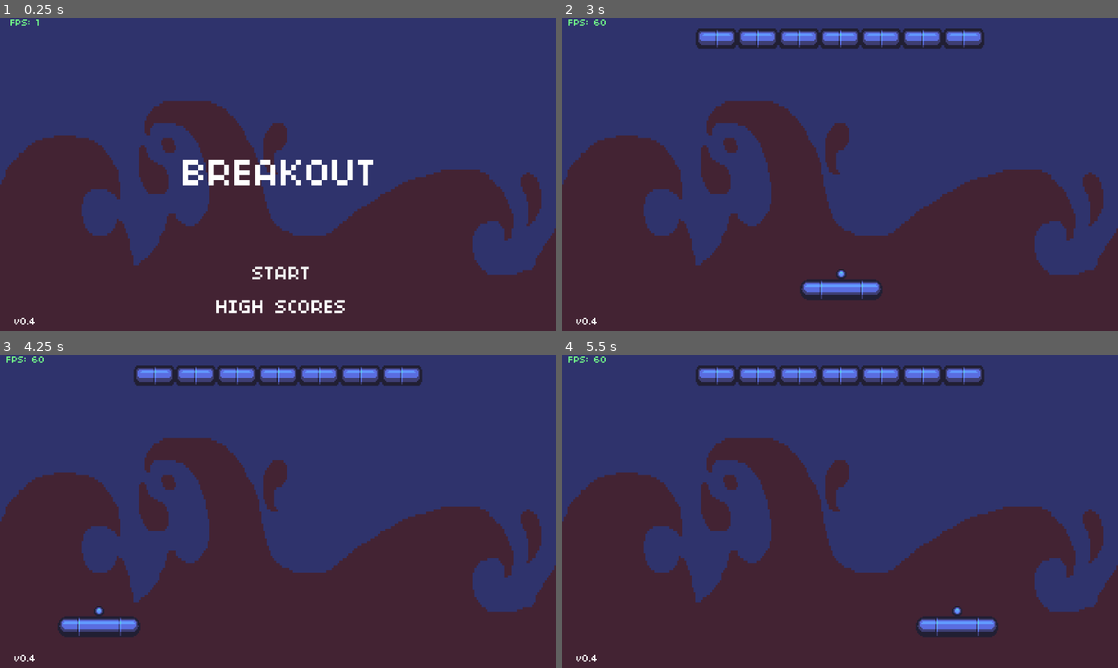
Above: before the commit, frames 1-4 (two rows, left to right).
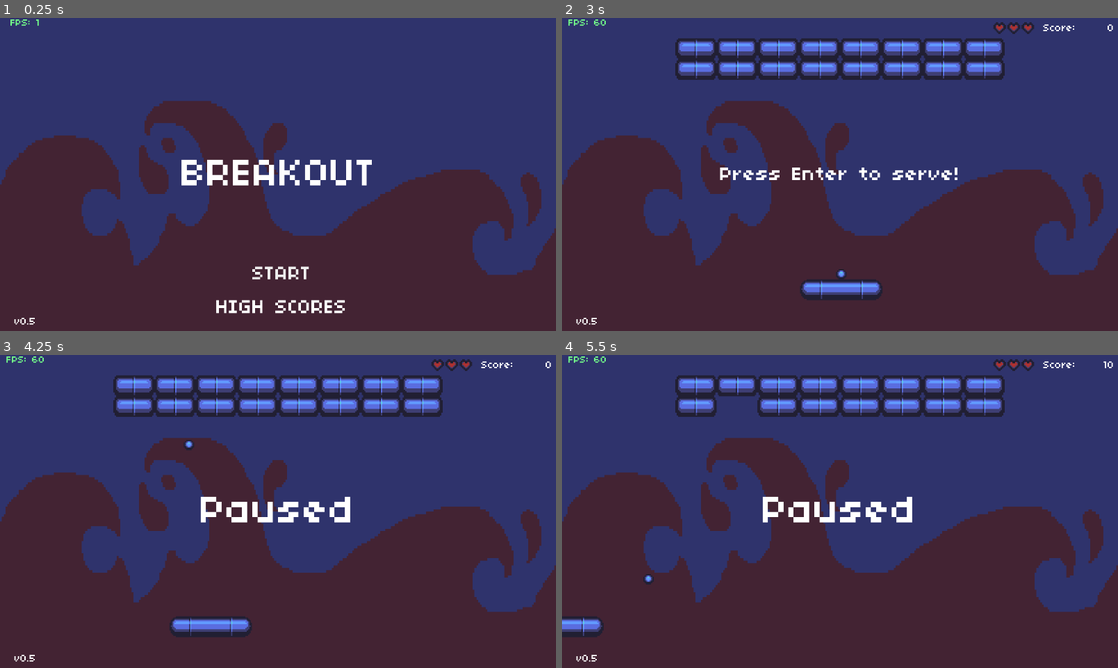
Above: after the commit, the same moments.

Repository: MzaxnaV/GodotGames
Game: Godot game, scene res://Scenes/Main.tscn
Same seed, same stepped clock (60 frames per second), same inputs: the game is played once before the commit and once after it.
Inputs:
- Up to frame 1 (0.25 s): no input
- Up to frame 2 (3 s): click "START" at 0.5 s; click "START" at 1.25 s; click "HIGH SCORES" at 2 s; tap Enter (ui_accept) at 2.75 s; hold Right (ui_right) from 2.78 s (still down); hold Space (ui_select) from 2.78 s (still down)
- Up to frame 3 (4.25 s): tap Enter (ui_accept) at 3.02, 3.05, 3.32, 3.6, 3.77, 4.07 s; release Right (ui_right) at 3.53 s; release Space (ui_select) at 3.53 s; hold Left (ui_left) from 3.53 s (still down); tap Space (ui_select) at 3.8 s
- Up to frame 4 (5.5 s): release Left (ui_left) at 4.28 s; hold Space (ui_select) 4.28-5.03 s; hold Right (ui_right) from 4.28 s (still down); tap Enter (ui_accept) at 4.55, 5.27 s; tap Space (ui_select) at 5.1 s

The runs differ from the first frame. In frame 1, 0.6% of the frame differs, in the area x 5-68%, y 45-98%; in frame 2, 8.1%; in frame 3, 10%, in the area x 5-100%, y 1-98%; in frame 4, 9.5%.

Commit message:
Hearts update

Diff:
--- a/Scenes/Ball.tscn
+++ b/Scenes/Ball.tscn
@@ -10,7 +10,6 @@
 
 [node name="Ball" type="Area2D"]
 
-editor/display_folded = true
 input_pickable = true
 gravity_vec = Vector2( 0, 1 )
 gravity = 98.0
@@ -20,18 +19,18 @@
 audio_bus_override = false
 audio_bus_name = "Master"
 script = ExtResource( 1 )
-_sections_unfolded = [ "Audio Bus", "Collision", "Transform" ]
+_sections_unfolded = [ "Audio Bus", "Collision" ]
 __meta__ = {
 "_edit_group_": true
 }
 
-[node name="ball" type="Sprite" parent="." index="0"]
+[node name="CollisionShape2D" type="CollisionShape2D" parent="." index="0"]
+
+shape = SubResource( 1 )
+
+[node name="ball" type="Sprite" parent="." index="1"]
 
 texture = ExtResource( 2 )
 region_enabled = true
 region_rect = Rect2( 96, 48, 8, 8 )
 _sections_unfolded = [ "Region" ]
-
-[node name="CollisionShape2D" type="CollisionShape2D" parent="." index="1"]
-
-shape = SubResource( 1 )
--- a/Scenes/Brick.tscn
+++ b/Scenes/Brick.tscn
@@ -1,12 +1,33 @@
-[gd_scene load_steps=3 format=2]
+[gd_scene load_steps=4 format=2]
 
-[ext_resource path="res://Assets/Graphics/breakout.png" type="Texture" id=1]
-[ext_resource path="res://Scripts/Brick.gd" type="Script" id=2]
+[ext_resource path="res://Scripts/Brick.gd" type="Script" id=1]
+[ext_resource path="res://Assets/Graphics/breakout.png" type="Texture" id=2]
 
-[node name="Brick" type="Sprite"]
+[sub_resource type="RectangleShape2D" id=1]
 
-texture = ExtResource( 1 )
+custom_solver_bias = 0.0
+extents = Vector2( 16, 8 )
+
+[node name="Brick" type="Area2D" index="0"]
+
+input_pickable = true
+gravity_vec = Vector2( 0, 1 )
+gravity = 98.0
+linear_damp = 0.1
+angular_damp = 1.0
+collision_layer = 2
+audio_bus_override = false
+audio_bus_name = "Master"
+script = ExtResource( 1 )
+_sections_unfolded = [ "Collision" ]
+
+[node name="CollisionShape2D" type="CollisionShape2D" parent="." index="0"]
+
+shape = SubResource( 1 )
+
+[node name="brick" type="Sprite" parent="." index="1"]
+
+texture = ExtResource( 2 )
 region_enabled = true
 region_rect = Rect2( 0, 0, 32, 16 )
-script = ExtResource( 2 )
-_sections_unfolded = [ "Collision", "Region", "Transform" ]
+_sections_unfolded = [ "Region" ]
--- a/Scenes/Game.tscn
+++ b/Scenes/Game.tscn
@@ -11,6 +11,7 @@
 [ext_resource path="res://Scripts/StartScreen.gd" type="Script" id=9]
 [ext_resource path="res://Assets/Sounds/paddle_hit.wav" type="AudioStream" id=10]
 [ext_resource path="res://Assets/Sounds/confirm.wav" type="AudioStream" id=11]
+[ext_resource path="res://Assets/Graphics/breakout.png" type="Texture" id=12]
 
 [sub_resource type="StyleBoxEmpty" id=1]
 
@@ -40,9 +41,11 @@
 content_margin_top = -1.0
 content_margin_bottom = -1.0
 
-[node name="Game" type="Node"]
-
+[node name="Game" type="Node" index="0"]
+
+pause_mode = 2
 script = ExtResource( 1 )
+_sections_unfolded = [ "Pause" ]
 
 [node name="background" type="Sprite" parent="." index="0"]
 
@@ -53,8 +56,9 @@
 
 [node name="GameOverState" type="Node" parent="." index="1"]
 
-editor/display_folded = true
+pause_mode = 1
 script = ExtResource( 3 )
+_sections_unfolded = [ "Pause" ]
 
 [node name="GameOverScreen" type="Control" parent="GameOverState" index="0"]
 
@@ -64,7 +68,7 @@
 anchor_top = 0.0
 anchor_right = 0.0
 anchor_bottom = 0.0
-margin_right = 434.0
+margin_right = 432.0
 margin_bottom = 243.0
 rect_pivot_offset = Vector2( 0, 0 )
 rect_clip_content = false
@@ -72,7 +76,7 @@
 mouse_default_cursor_shape = 0
 size_flags_horizontal = 1
 size_flags_vertical = 1
-_sections_unfolded = [ "Grow Direction" ]
+_sections_unfolded = [ "Grow Direction", "Margin" ]
 
 [node name="GameOverText" type="Label" parent="GameOverState/GameOverScreen" index="0"]
 
@@ -149,17 +153,65 @@
 
 [node name="PlayState" type="Node" parent="." index="2"]
 
+pause_mode = 2
 script = ExtResource( 6 )
+_sections_unfolded = [ "Pause" ]
+
+[node name="PlayScreen" type="Control" parent="PlayState" index="0"]
+
+visible = false
+anchor_left = 0.0
+anchor_top = 0.0
+anchor_right = 0.0
+anchor_bottom = 0.0
+margin_right = 432.0
+margin_bottom = 243.0
+rect_pivot_offset = Vector2( 0, 0 )
+rect_clip_content = false
+mouse_filter = 0
+mouse_default_cursor_shape = 0
+size_flags_horizontal = 1
+size_flags_vertical = 1
+_sections_unfolded = [ "Margin", "Pause" ]
+
+[node name="PauseText" type="Label" parent="PlayState/PlayScreen" index="0"]
+
+anchor_left = 0.5
+anchor_top = 0.5
+anchor_right = 0.5
+anchor_bottom = 0.5
+margin_left = -60.0
+margin_top = -16.0
+margin_right = 60.0
+margin_bottom = 16.0
+rect_pivot_offset = Vector2( 0, 0 )
+rect_clip_content = false
+mouse_filter = 2
+mouse_default_cursor_shape = 0
+size_flags_horizontal = 1
+size_flags_vertical = 4
+custom_fonts/font = ExtResource( 4 )
+text = "Paused"
+align = 1
+valign = 1
+percent_visible = 1.0
+lines_skipped = 0
+max_lines_visible = -1
+_sections_unfolded = [ "custom_fonts" ]
 
 [node name="ServeState" type="Node" parent="." index="3"]
 
+pause_mode = 1
 script = ExtResource( 7 )
+_sections_unfolded = [ "Pause" ]
+
+[node name="StartState" type="Node" parent="." index="4"]
+
+pause_mode = 1
+script = ExtResource( 8 )
+_sections_unfolded = [ "Pause" ]
 posbyColour = [ Vector2( 0, 0 ), Vector2( 128, 0 ), Vector2( 64, 16 ), Vector2( 0, 32 ), Vector2( 128, 32 ) ]
 
-[node name="StartState" type="Node" parent="." index="4"]
-
-script = ExtResource( 8 )
-
 [node name="StartScreen" type="Control" parent="StartState" index="0"]
 
 visible = false
@@ -168,7 +220,7 @@
 anchor_right = 0.0
 anchor_bottom = 0.0
 margin_left = 1.0
-margin_right = 435.0
+margin_right = 433.0
 margin_bottom = 243.0
 rect_pivot_offset = Vector2( 0, 0 )
 rect_clip_content = false
@@ -298,6 +350,13 @@
 mix_target = 0
 bus = "Master"
 
+[node name="breakout" type="Sprite" parent="." index="5"]
+
+position = Vector2( 0, 245 )
+texture = ExtResource( 12 )
+centered = false
+_sections_unfolded = [ "Transform" ]
+
 [connection signal="focus_entered" from="StartState/StartScreen/Menu/Start" to="StartState/StartScreen" method="_on_Start_focus_entered"]
 
 [connection signal="pressed" from="StartState/StartScreen/Menu/Start" to="StartState/StartScreen" method="_on_Start_pressed"]
--- a/Scenes/Level.tscn
+++ b/Scenes/Level.tscn
@@ -1,25 +1,43 @@
-[gd_scene load_steps=7 format=2]
+[gd_scene load_steps=12 format=2]
 
 [ext_resource path="res://Scripts/Level.gd" type="Script" id=1]
 [ext_resource path="res://Scenes/Paddle.tscn" type="PackedScene" id=2]
-[ext_resource path="res://Scenes/Ball.tscn" type="PackedScene" id=3]
-[ext_resource path="res://Assets/Sounds/paddle_hit.wav" type="AudioStream" id=4]
-[ext_resource path="res://Assets/Sounds/brick-hit-2.wav" type="AudioStream" id=5]
-[ext_resource path="res://Assets/Sounds/wall_hit.wav" type="AudioStream" id=6]
+[ext_resource path="res://Assets/Graphics/breakout.png" type="Texture" id=3]
+[ext_resource path="res://Scenes/Ball.tscn" type="PackedScene" id=4]
+[ext_resource path="res://Assets/Sounds/paddle_hit.wav" type="AudioStream" id=5]
+[ext_resource path="res://Assets/Sounds/brick-hit-2.wav" type="AudioStream" id=6]
+[ext_resource path="res://Assets/Sounds/wall_hit.wav" type="AudioStream" id=7]
+[ext_resource path="res://Scripts/Hearts.gd" type="Script" id=8]
+[ext_resource path="res://Assets/Graphics/hearts.png" type="Texture" id=9]
+[ext_resource path="res://Assets/Fonts/small_font.tres" type="DynamicFont" id=10]
+[ext_resource path="res://Assets/Fonts/medium_font.tres" type="DynamicFont" id=11]
 
 [node name="Level" type="Node" index="0"]
 
-editor/display_folded = true
+pause_mode = 1
 script = ExtResource( 1 )
-posbyColour = [ Vector2( 0, 0 ), Vector2( 128, 0 ), Vector2( 64, 16 ), Vector2( 0, 32 ), Vector2( 128, 32 ) ]
+_sections_unfolded = [ "Pause" ]
 
 [node name="Paddle" parent="." index="0" instance=ExtResource( 2 )]
 
-[node name="Ball" parent="." index="1" instance=ExtResource( 3 )]
+editor/display_folded = false
+
+[node name="ball" type="Sprite" parent="Paddle" index="2"]
+
+position = Vector2( 0, -12 )
+texture = ExtResource( 3 )
+region_enabled = true
+region_rect = Rect2( 96, 48, 8, 8 )
+_sections_unfolded = [ "Region", "Transform" ]
+
+[node name="Ball" parent="." index="1" instance=ExtResource( 4 )]
+
+position = Vector2( 50, 150 )
+_sections_unfolded = [ "Audio Bus", "Collision", "Transform" ]
 
 [node name="PaddleHitSound" type="AudioStreamPlayer" parent="." index="2"]
 
-stream = ExtResource( 4 )
+stream = ExtResource( 5 )
 volume_db = -30.0
 pitch_scale = 1.0
 autoplay = false
@@ -37,9 +55,137 @@
 
 [node name="WallHitSound" type="AudioStreamPlayer" parent="." index="4"]
 
-stream = ExtResource( 6 )
+stream = ExtResource( 7 )
 volume_db = -30.0
 pitch_scale = 1.0
 autoplay = false
 mix_target = 0
 bus = "Master"
+
+[node name="HUD" type="CanvasLayer" parent="." index="5"]
+
+layer = 1
+offset = Vector2( 0, 0 )
+rotation = 0.0
+scale = Vector2( 1, 1 )
+transform = Transform2D( 1, 0, 0, 1, 0, 0 )
+
+[node name="LevelScreen" type="Control" parent="HUD" index="0"]
+
+anchor_left = 0.0
+anchor_top = 0.0
+anchor_right = 0.0
+anchor_bottom = 0.0
+margin_right = 432.0
+margin_bottom = 243.0
+rect_pivot_offset = Vector2( 0, 0 )
+rect_clip_content = false
+mouse_filter = 0
+mouse_default_cursor_shape = 0
+size_flags_horizontal = 1
+size_flags_vertical = 1
+_sections_unfolded = [ "Grow Direction" ]
+
+[node name="Hearts" type="Node" parent="HUD/LevelScreen" index="0"]
+
+script = ExtResource( 8 )
+
+[node name="Heart1" type="Sprite" parent="HUD/LevelScreen/Hearts" index="0"]
+
+position = Vector2( 340, 8 )
+texture = ExtResource( 9 )
+region_enabled = true
+region_rect = Rect2( 0, 0, 10, 9 )
+_sections_unfolded = [ "Region", "Transform" ]
+
+[node name="Heart2" type="Sprite" parent="HUD/LevelScreen/Hearts" index="1"]
+
+position = Vector2( 351, 8 )
+texture = ExtResource( 9 )
+region_enabled = true
+region_rect = Rect2( 0, 0, 10, 9 )
+_sections_unfolded = [ "Region", "Transform" ]
+
+[node name="Heart3" type="Sprite" parent="HUD/LevelScreen/Hearts" index="2"]
+
+position = Vector2( 362, 8 )
+texture = ExtResource( 9 )
+region_enabled = true
+region_rect = Rect2( 0, 0, 10, 9 )
+_sections_unfolded = [ "Region", "Transform" ]
+
+[node name="Score" type="Label" parent="HUD/LevelScreen" index="1"]
+
+editor/display_folded = true
+anchor_left = 1.0
+anchor_top = 0.0
+anchor_right = 1.0
+anchor_bottom = 0.0
+margin_left = -43.0
+margin_top = 2.0
+margin_right = -3.0
+margin_bottom = 14.0
+rect_pivot_offset = Vector2( 0, 0 )
+rect_clip_content = false
+mouse_filter = 2
+mouse_default_cursor_shape = 0
+size_flags_horizontal = 1
+size_flags_vertical = 4
+custom_fonts/font = ExtResource( 10 )
+text = "0"
+align = 2
+valign = 1
+percent_visible = 1.0
+lines_skipped = 0
+max_lines_visible = -1
+_sections_unfolded = [ "custom_fonts" ]
+
+[node name="ScoreText" type="Label" parent="HUD/LevelScreen/Score" index="0"]
+
+anchor_left = 1.0
+anchor_top = 0.0
+anchor_right = 1.0
+anchor_bottom = 0.0
+margin_left = -55.0
+margin_top = -1.0
+margin_bottom = 13.0
+rect_pivot_offset = Vector2( 0, 0 )
+rect_clip_content = false
+mouse_filter = 2
+mouse_default_cursor_shape = 0
+size_flags_horizontal = 1
+size_flags_vertical = 4
+custom_fonts/font = ExtResource( 10 )
+text = "Score: "
+valign = 1
+percent_visible = 1.0
+lines_skipped = 0
+max_lines_visible = -1
+_sections_unfolded = [ "Margin", "custom_fonts" ]
+
+[node name="ServeText" type="Label" parent="HUD/LevelScreen" index="2"]
+
+anchor_left = 0.5
+anchor_top = 0.5
+anchor_right = 0.5
+anchor_bottom = 0.5
+margin_left = -93.0
+margin_top = -8.0
+margin_right = 93.0
+margin_bottom = 8.0
+rect_pivot_offset = Vector2( 0, 0 )
+rect_clip_content = false
+mouse_filter = 2
+mouse_default_cursor_shape = 0
+size_flags_horizontal = 1
+size_flags_vertical = 4
+custom_fonts/font = ExtResource( 11 )
+text = "Press Enter to serve!"
+align = 1
+valign = 1
+percent_visible = 1.0
+lines_skipped = 0
+max_lines_visible = -1
+_sections_unfolded = [ "custom_fonts" ]
+
+[connection signal="area_entered" from="Paddle" to="." method="_on_Paddle_area_entered"]
--- a/Scenes/Main.tscn
+++ b/Scenes/Main.tscn
@@ -5,7 +5,10 @@
 [ext_resource path="res://Assets/Fonts/small_font.tres" type="DynamicFont" id=3]
 [ext_resource path="res://Scripts/FPS.gd" type="Script" id=4]
 
-[node name="Main" type="Node"]
+[node name="Main" type="Node" index="0"]
+
+pause_mode = 2
+_sections_unfolded = [ "Pause" ]
 
 [node name="ViewportContainer" type="ViewportContainer" parent="." index="0"]
 
@@ -62,12 +65,11 @@
 
 [node name="Control" type="Control" parent="ViewportContainer/Viewport/DEBUG_HUD" index="0"]
 
-editor/display_folded = true
 anchor_left = 0.0
 anchor_top = 0.0
 anchor_right = 0.0
 anchor_bottom = 0.0
-margin_right = 434.0
+margin_right = 432.0
 margin_bottom = 243.0
 rect_pivot_offset = Vector2( 0, 0 )
 rect_clip_content = false
@@ -117,7 +119,7 @@
 size_flags_horizontal = 1
 size_flags_vertical = 4
 custom_fonts/font = ExtResource( 3 )
-text = "v0.4"
+text = "v0.5"
 align = 1
 valign = 1
 percent_visible = 1.0
--- a/Scripts/Ball.gd
+++ b/Scripts/Ball.gd
@@ -1,20 +1,30 @@
 extends Area2D
 
-var skin = 1
 var velocity = null
+var skin = null
+
+func _physics_process(delta):
+	position += velocity * delta
+
+func init():
+	skin = randi() % 7 + 1
+	change_ball()
 
 func change_ball():
+	var s = skin
 	var y = 48
 
-	if skin > 4:
+	if s > 4:
+		s -= 4
 		y += 8
 
-	$ball.set_region_rect(Rect2(96 + 8 * (skin - 1), y, 8, 8))
+	var rect = Rect2(96 + 8 * (s-1), y, 8, 8)
+	$ball.set_region_rect(rect)
 
-func reset(paddle):
+func reset(pos):
 	change_ball()
 
-	position.x = CONSTANTS.VIRTUAL_WIDTH / 2 - 2
-	position.y = paddle.position.y - 8 - 4
+	position.x = pos.x
+	position.y = pos.y - 16
 
 	velocity = Vector2(rand_range(-200, 200), rand_range(-50, -60)).normalized() * 200
--- a/Scripts/Brick.gd
+++ b/Scripts/Brick.gd
@@ -1,6 +1,8 @@
-extends Sprite
+extends Area2D
 
-func init(brick_tex_pos, x, y):
-	set_region_rect(Rect2(brick_tex_pos.x, brick_tex_pos.y, 32, 16))
-	position.x = x
-	position.y = y
+var skin = null
+
+func init(brick_pos, brick_region, brick_skin):
+	position = brick_pos
+	$brick.region_rect = brick_region
+	skin = brick_skin
--- /dev/null
+++ b/Scripts/Hearts.gd
@@ -0,0 +1,19 @@
+extends Node
+
+const full = Rect2(0, 0, 10, 9)
+const empty = Rect2(10, 0, 10, 9)
+
+func change_heart(health):
+	match health:
+		1:
+			$Heart1.set_region_rect(full)
+			$Heart2.set_region_rect(empty)
+			$Heart3.set_region_rect(empty)
+		2:
+			$Heart1.set_region_rect(full)
+			$Heart2.set_region_rect(full)
+			$Heart3.set_region_rect(empty)
+		3:
+			$Heart1.set_region_rect(full)
+			$Heart2.set_region_rect(full)
+			$Heart3.set_region_rect(full)
--- a/Scripts/Level.gd
+++ b/Scripts/Level.gd
@@ -1,32 +1,18 @@
 extends Node
 
-var brick = null
 var health = null
 var score = null
+var Brick = preload("res://Scenes/Brick.tscn")
 
 signal game_over
-
-export var posbyColour = [
-	Vector2(0, 0),
-	Vector2(4*32, 0),
-	Vector2(2*32, 16),
-	Vector2(0, 32),
-	Vector2(4*32, 32)
-]
-
-var Brick = preload("res://Scenes/Brick.tscn")
-
-func _ready():
-	score = 0
-	health = 3
-	generate_map()
 
 func _physics_process(delta):
 	if boundBall():
 		$WallHitSound.play()
 
 func _on_Brick_area_entered(area, brick):
-	score += 1
+	score += 10
+	$HUD/LevelScreen/Score.set_text(str(score))
 	$BrickHitSound.play()
 
 	if $Ball.position.x - 2 < brick.position.x - 16 and $Ball.velocity.x > 0:
@@ -53,22 +39,34 @@
 		$Ball.velocity.x = 50 + 8 * abs($Paddle.position.x - $Ball.position.x)
 
 	$Ball.velocity = $Ball.velocity.normalized() * 200
+	$Ball.position.y = $Paddle.position.y - 8
 	$PaddleHitSound.play()
 
-func generate_map():
-	randomize()
-	var num_rows = 1 + randi() % 5
-	var num_cols = 7 + randi() % 7
+func populate(bricks, paddle_skin):
+	score = 0
+	health = 3
 
-	for y in range(1, num_rows+1):
-		for x in range(1, num_cols+1):
-			var brickpos = Vector2()
+	$Paddle.init(paddle_skin)
 
-			brick.init(self,
-				posbyColour[0],
-				(x-1) * 32 + 8 + (13 - num_cols) * 16 + 16,
-				y * 16)
-			add_child(brick)
+	for brick in bricks:
+		brick.connect("area_entered", self, "_on_Brick_area_entered", [brick])
+		add_child(brick)
+
+func set_play(is_playing):
+	if is_playing:
+		$HUD/LevelScreen/ServeText.hide()
+		$Paddle/ball.hide()
+		$Ball.reset($Paddle.position)
+		$Ball.show()
+	else:
+		$HUD/LevelScreen/ServeText.show()
+		$Ball.init()
+		$Ball.velocity = Vector2(0, 0)
+		$Ball.position = Vector2(50, 150)
+		$Ball.hide()
+		$Paddle/ball.set_region_rect(change_ball($Ball.skin))
+		$Paddle/ball.show()
+		$HUD/LevelScreen/Hearts.change_heart(health)
 
 func boundBall():
 	var isTouched = false;
@@ -90,8 +88,17 @@
 
 	if $Ball.position.y >= CONSTANTS.VIRTUAL_HEIGHT - 4:
 		health -= 1
-		$Ball.reset()
+		get_parent().get_parent().change_state('serve')
 		if health < 1:
-			emit_signal("game_over")
+			get_parent().get_parent().change_state('gameover')
 
 	return isTouched
+
+func change_ball(skin):
+	var y = 48
+
+	if skin > 4:
+		skin -= 4
+		y += 8
+
+	return Rect2(96 + 8 * (skin-1), y, 8, 8)
--- a/Scripts/Paddle.gd
+++ b/Scripts/Paddle.gd
@@ -1,11 +1,12 @@
 extends Area2D
 
-var skin = 1
+var skin = null
 var size = 2
 
 var speed = 0
 
-func _ready():
+func init(paddle_skin):
+	skin = paddle_skin
 	change_paddle()
 
 func _input(event):
--- a/Scripts/StateMachine.gd
+++ b/Scripts/StateMachine.gd
@@ -13,12 +13,6 @@
 func _ready():
 	change_state('start')
 
-func change_state(stateName):
-	if (current_state):
-		params = current_state.exit()
-	current_state = state_map[stateName]
-	current_state.enter(params)
-
 func _physics_process(delta):
 	current_state.update_physics(delta)
 
@@ -27,3 +21,10 @@
 
 func _input(event):
 	current_state.handle_event(event)
+
+func change_state(state_name):
+	if (current_state):
+		params = current_state.exit()
+	print("Entering state: ", state_name)
+	current_state = state_map[state_name]
+	current_state.enter(params)
--- a/Scripts/states/GameOverState.gd
+++ b/Scripts/states/GameOverState.gd
@@ -3,7 +3,7 @@
 var score = 0
 
 func enter(params):
-	$GameOverScreen/ScoreText.text = "Final Score: " + params['score']
+	$GameOverScreen/ScoreText.text = "Final Score: " + str(params.score)
 	$GameOverScreen.show()
 
 func exit():
--- a/Scripts/states/PlayState.gd
+++ b/Scripts/states/PlayState.gd
@@ -1,16 +1,22 @@
 extends "res://Scripts/states/BaseState.gd"
 
-var Level = preload("res://Scenes/Level.tscn")
+var level = null
 
 func enter(params):
-	var level = Level.instance()
-	level.connect("game_over", self, "_on_Level_game_over")
+	level = params
+	level.set_play(true)
 	add_child(level)
 
 func exit():
-	var score = get_child(0).score
-	get_child(0).queue_free()
-	return { 'score': str(score) }
+	remove_child(level)
+	return level
 
-func _on_Level_game_over():
-	get_parent().change_state('gameover')
+func handle_event(event):
+	if event.is_action_pressed("ui_select"):
+		get_tree().paused = !get_tree().paused
+		if get_tree().paused:
+			$PlayScreen.show()
+		else:
+			$PlayScreen.hide()
+	elif event.is_action_pressed("ui_cancel"):
+		get_tree().quit()
--- a/Scripts/states/ServeState.gd
+++ b/Scripts/states/ServeState.gd
@@ -1,47 +1,16 @@
 extends "res://Scripts/states/BaseState.gd"
 
-var Level = preload("res://Scenes/Level.tscn")
-var Ball = preload("res://Scenes/Ball.tscn")
-var Paddle = preload("res://Scenes/Paddle.tscn")
-var Brick =  preload("res://Scenes/Brick.tscn")
-
-var ball = null
-var paddle = null
-var bricksdata = []
-var skin = 0
-
-export var posbyColour = [
-	Vector2(0, 0),
-	Vector2(4*32, 0),
-	Vector2(2*32, 16),
-	Vector2(0, 32),
-	Vector2(4*32, 32)
-]
+var level = null
 
 func enter(params):
-	generate_map()
+	level = params
+	level.set_play(false)
+	add_child(level)
+
+func handle_event(event):
+	if event.is_action_released("ui_accept"):
+		get_parent().change_state("play")
 
 func exit():
-	var paddlepos = paddle.position
-	return { 'bricksdata' : bricksdata, 'paddle' : paddlepos}
-
-	for child in get_children():
-		child.queue_free()
-
-func generate_map():
-	var ball = Ball.instance()
-	ball.position.y = -8 - 4
-	var paddle = Paddle.instance()
-	paddle.add_child(ball)
-	add_child(paddle)
-
-	randomize()
-	var num_rows = 1 + randi() % 5
-	var num_cols = 7 + randi() % 7
-
-	for y in range(1, num_rows+1):
-		for x in range(1, num_cols+1):
-			var brick = Brick.instance()
-			brick.init(posbyColour[skin], (x-1) * 32 + 8 + (13 - num_cols) * 16 + 16, y * 16)
-			bricksdata.append({ brick.position : posbyColour[skin] })
-			add_child(brick)
+	remove_child(level)
+	return level
--- a/Scripts/states/StartState.gd
+++ b/Scripts/states/StartState.gd
@@ -1,4 +1,17 @@
 extends "res://Scripts/states/BaseState.gd"
+
+var Level = preload("res://Scenes/Level.tscn")
+var Brick = preload("res://Scenes/Brick.tscn")
+
+var brick_skin = 1
+
+export var posbyColour = [
+	Vector2(0, 0),
+	Vector2(4*32, 0),
+	Vector2(2*32, 16),
+	Vector2(0, 32),
+	Vector2(4*32, 32)
+]
 
 func enter(params):
 	$StartScreen.show()
@@ -6,7 +19,27 @@
 
 func exit():
 	$StartScreen.hide()
+	var level = Level.instance()
+	var paddle_skin = 1
+	level.populate(generate_bricks(), paddle_skin)
+	return level
 
-func handle_event(event):
-	if event.is_action_pressed("ui_cancel"):
-		get_tree().quit()
+func generate_bricks():
+	var bricks = []
+
+	randomize()
+	var num_rows = 1 + randi() % 5
+	var num_cols = 7 + randi() % 7
+
+	var brick = null
+	for y in range(1, num_rows+1):
+		for x in range(1, num_cols+1):
+			brick = Brick.instance()
+			brick.init(
+				Vector2((x-1) * 32 + 8 + (13 - num_cols) * 16 + 16, y * 16 + 8),
+				Rect2(posbyColour[brick_skin-1].x, posbyColour[brick_skin-1].y, 32, 16),
+				brick_skin
+			)
+			bricks.append(brick)
+
+	return bricks
Not shown: 1 places in Scenes/Game.tscn that only renumber resources
Not shown: 1 places in Scenes/Level.tscn that only renumber resources
